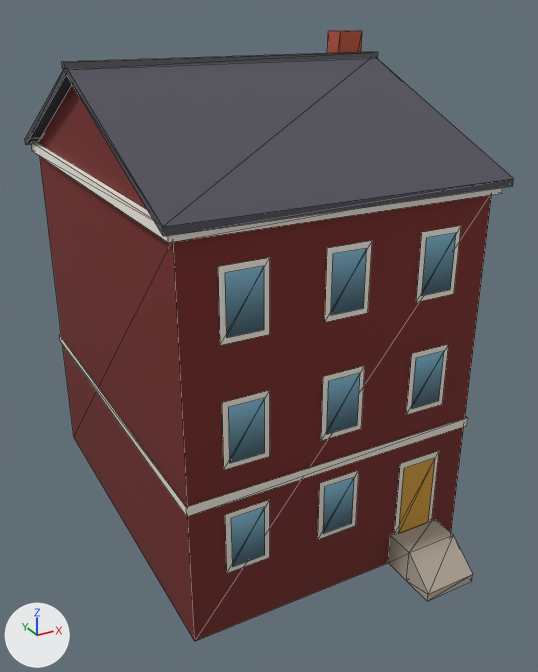
Before and after pictures for a commit that changed the glTF model newcity/art/kit/lane_w1_far.glb.
Camera for both pictures: a 50 mm lens placed at (-10.1, -20.3, 15.7), pointed at (0.3, -1.5, 6.3). Arrows for +X, +Y and +Z are at lower left; the lights stay in place. The picture after the commit comes second. Mesh edges are drawn as thin lines. Vertices at exactly the same position are counted once.

Script lines for the objects in view, before the commit:
```python
me_lane_w1_far = bpy.data.meshes.new('lane_w1_far')
me_lane_w1_far.from_pydata(...)  # 152 vertices, 128 faces; spans x -4.9..4.9, y -7.9..6.3, z 0.0..15.1
me_lane_w1_far.materials.append(mat_kit_atlas)  # picture img_atlas
ob_lane_w1_far = bpy.data.objects.new('lane_w1_far', me_lane_w1_far)
ob_lane_w1_far.location = (0.0, 0.0, 0.0)
```
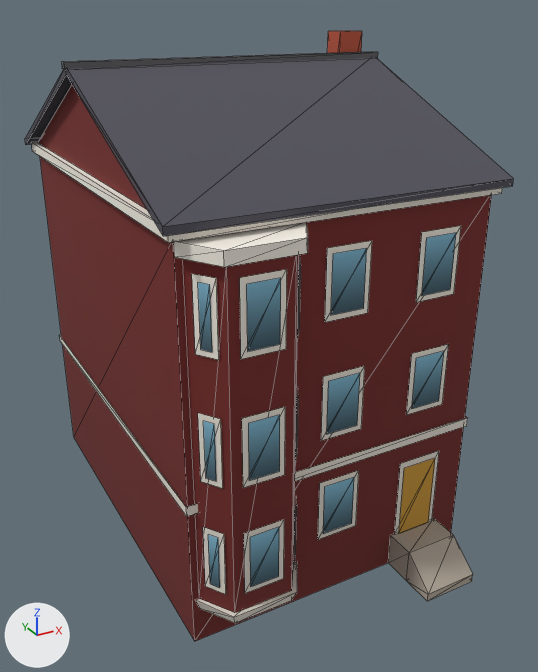
Patch to the scene script:
```diff
--- a/newcity/art/kit/lane_w1_far.glb.py
+++ b/newcity/art/kit/lane_w1_far.glb.py
@@ me_lane_w1_far @@
 # used by ob_lane_w1_far; location = (0.0, 0.0, 0.0)
-me_lane_w1_far.from_pydata(...)  # 152 vertices, 128 faces; spans x -4.9..4.9, y -7.9..6.3, z 0.0..15.1
+me_lane_w1_far.from_pydata(...)  # 224 vertices, 180 faces; spans x -4.9..4.9, y -7.9..6.3, z 0.0..15.1
+# me_lane_w1_far part 1: the loose piece of 4 vertices spanning x -3.5..-2.2, y -6.0, z 2.0..3.8 is moved by (0.0, -0.9, 0.0)
+# me_lane_w1_far part 2: the loose piece of 4 vertices spanning x -3.3..-2.4, y -6.1, z 2.1..3.7 is moved by (0.0, -0.9, 0.0)
+# me_lane_w1_far part 3: the loose piece of 4 vertices spanning x -3.5..-2.2, y -6.0, z 5.2..7.1 is moved by (0.0, -0.9, 0.0)
+# me_lane_w1_far part 4: the loose piece of 4 vertices spanning x -3.3..-2.4, y -6.1, z 5.4..6.9 is moved by (0.0, -0.9, 0.0)
+# me_lane_w1_far part 5: the loose piece of 4 vertices spanning x -3.5..-2.2, y -6.0, z 8.6..10.5 is moved by (0.0, -0.9, 0.0)
+# me_lane_w1_far part 6: the loose piece of 4 vertices spanning x -3.3..-2.4, y -6.1, z 8.8..10.3 is moved by (0.0, -0.9, 0.0)
+# me_lane_w1_far part 7
+# 56 vertices are added at x -4.5..-1.2, y -7.1..-6.0, z 1.0..11.2
+# 8 new vertices lie (0.0, 0.0, 1.9) away from vertices in x -4.2..-1.5, y -6.7..-6.2, z 5.2..8.6
+# 8 new vertices lie (0.0, 0.0, 1.5) away from vertices in x -4.1..-1.6, y -6.6..-6.4, z 5.4..8.8
+# 52 new faces join them
 me_lane_w1_far.materials.append(mat_kit_atlas)
```

Changed parts and their boxes [x1, y1, x2, y2] in the pictures (538 x 672 px; the box of a moved part takes in the faces that stretch with it):
part 1 of me_lane_w1_far, moved or reshaped
    before: [225, 500, 270, 573]
    after: [244, 520, 284, 593]
part 2 of me_lane_w1_far, moved or reshaped
    before: [231, 507, 265, 567]
    after: [250, 527, 279, 587]
part 3 of me_lane_w1_far, moved or reshaped
    before: [222, 390, 270, 470]
    after: [242, 407, 285, 488]
part 4 of me_lane_w1_far, moved or reshaped
    before: [229, 398, 265, 463]
    after: [249, 415, 280, 481]
part 5 of me_lane_w1_far, moved or reshaped
    before: [218, 258, 270, 345]
    after: [240, 269, 287, 359]
part 6 of me_lane_w1_far, moved or reshaped
    before: [225, 266, 264, 338]
    after: [247, 278, 281, 351]
part 7 of me_lane_w1_far, added
    after: [174, 222, 308, 623]
